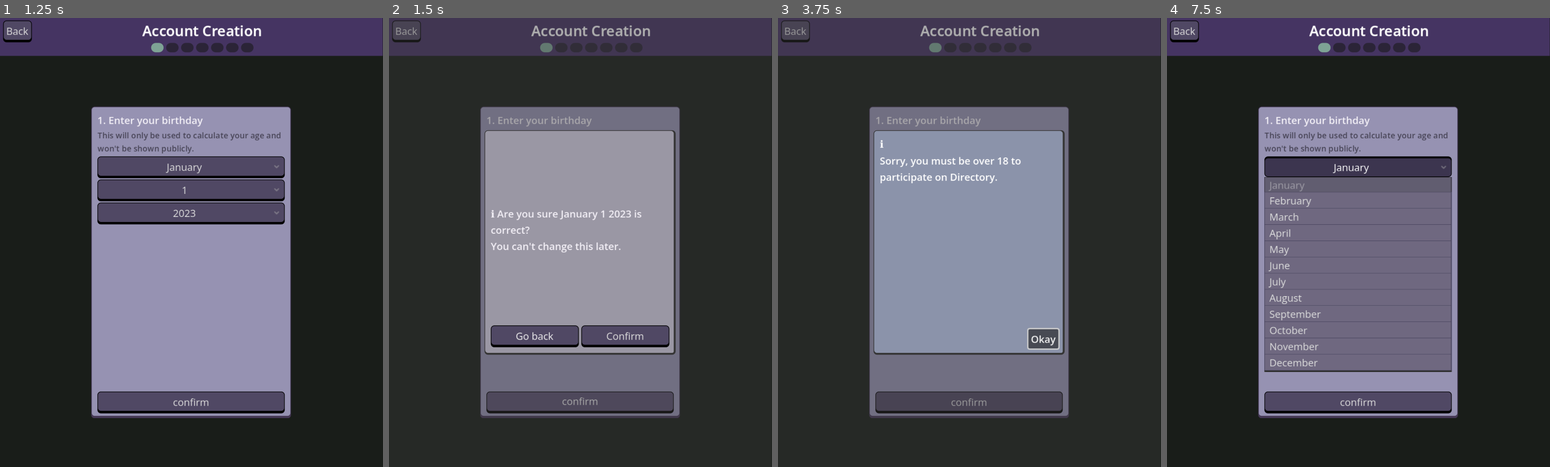
Above: before the commit, frames 1-4 (left to right).
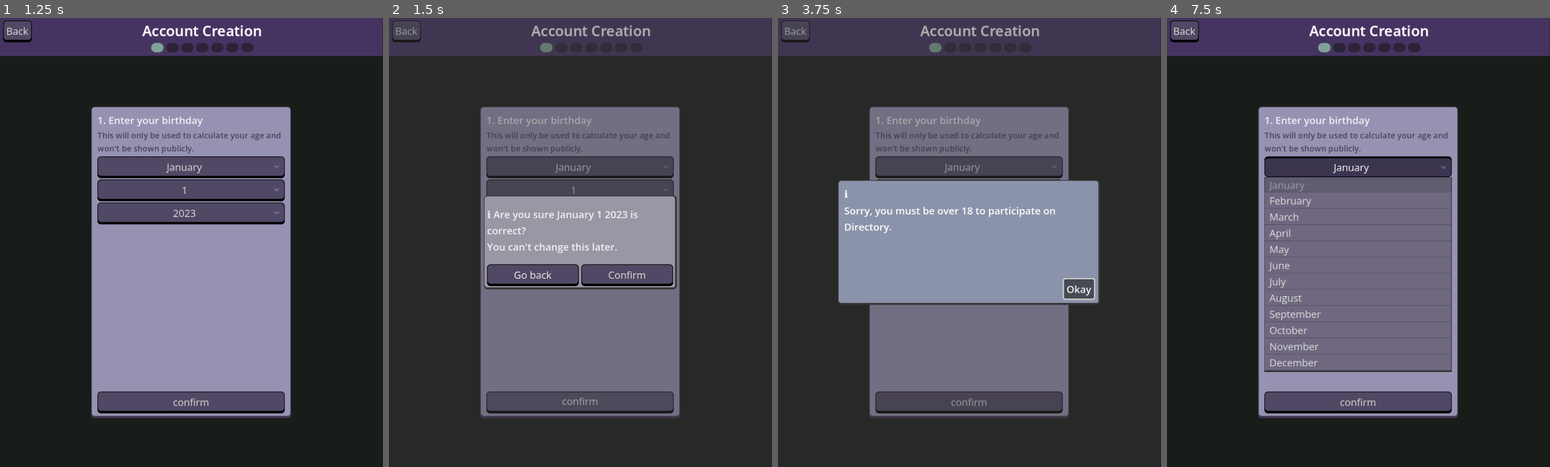
Above: after the commit, the same moments.

Repository: meet-directory/directory-app
Game: Godot game, scene res://app/login_screen/login.tscn
Same seed, same stepped clock (60 frames per second), same inputs: the game is played once before the commit and once after it.
Inputs:
- Up to frame 1 (1.25 s): click "Create Account" at 0.5 s
- Up to frame 2 (1.5 s): click "confirm" at 1.25 s
- Up to frame 3 (3.75 s): click "Go back" at 2 s; click "confirm" at 2.75 s; click "Confirm" at 3.5 s
- Up to frame 4 (7.5 s): click "January" at 4.25 s; click "1" at 5 s; click "2023" at 5.75 s; click "Okay" at 6.5 s; click "January" at 7.25 s

Frame 1 is identical in both runs. In frame 2, 18% of the frame differs, in the area x 24-76%, y 25-75%; in frame 3, 17%; in frame 4, nothing differs.
Error in both runs: Invalid access to property or key 'latitude' on a base object of type 'Nil'. (res://globals/location_service.gd:125)

Commit message:
fix popup window behavior

Diff:
--- a/app/popups/confirmation_popup_dialogue.gd
+++ b/app/popups/confirmation_popup_dialogue.gd
@@ -6,6 +6,7 @@
 @onready var confirm_button: Button = %ConfirmButton
 @onready var popup: MarginContainer = %Popup
 @onready var scroll_content: Label = %DescriptionLabel
+@onready var margin_container: Control = %MarginContainer
 
 signal confirm_pressed
 signal cancel_pressed
@@ -13,29 +14,30 @@
 const INFO_CHAR = 'ℹ️'
 
 func _ready() -> void:
-	#_resize()
 	cancel_button.grab_focus()
 
-func _resize() -> void:
-	var screen_size = get_viewport().get_visible_rect().size
-	popup.custom_minimum_size = screen_size/2
-	await get_tree().process_frame
-	if scroll_content.size.y > popup.custom_minimum_size.y:
-		popup.custom_minimum_size.y = min(screen_size.y, scroll_content.size.y + cancel_button.size.y)
-	for i in range(1, 4):
-		await get_tree().process_frame
-		if scroll_content.size.y > popup.custom_minimum_size.y:
-			popup.custom_minimum_size.x = min(screen_size.x, scroll_content.size.x + 50*i)
+func _input(event: InputEvent) -> void:
+	if event.is_action_pressed("ui_cancel"):
+		_on_close_button_pressed()
+
+	var pos: Vector2
+	if event is InputEventMouseButton and event.pressed and event.button_index == MOUSE_BUTTON_LEFT:
+		pos = event.position
+	elif event is InputEventScreenTouch and event.pressed:
+		pos = event.position
+	else:
+		return
+
+	if not margin_container.get_global_rect().has_point(pos):
+		queue_free()
 
 func set_text(text:String, cancel_btn:String="Go back", confirm_btn="Confirm"):
 	description_label.text = INFO_CHAR + ' ' + text
 	cancel_button.text = cancel_btn
 	confirm_button.text = confirm_btn
-	_resize()
+	margin_container.refit()
 
-func _input(event: InputEvent) -> void:
-	if event.is_action_pressed("ui_cancel"):
-		_on_close_button_pressed()
+
 
 func _on_close_button_pressed() -> void:
 	queue_free()
--- a/app/popups/confirmation_popup_dialogue.tscn
+++ b/app/popups/confirmation_popup_dialogue.tscn
@@ -3,6 +3,7 @@
 [ext_resource type="Script" uid="uid://bivmlw4f8rjko" path="res://app/popups/confirmation_popup_dialogue.gd" id="1_xfunr"]
 [ext_resource type="StyleBox" uid="uid://7s6g47fwt5ve" path="res://resources/styles/greyed_background_panel.tres" id="2_53o8q"]
 [ext_resource type="Theme" uid="uid://c52euoe38n0nm" path="res://resources/styles/app_theme.tres" id="2_pwmra"]
+[ext_resource type="Script" uid="uid://b4ahfwwfmngfu" path="res://app/popups/margin_container.gd" id="4_pwmra"]
 
 [sub_resource type="StyleBoxFlat" id="StyleBoxFlat_d7pvo"]
 bg_color = Color(0.6039811, 0.5917094, 0.64426404, 1)
@@ -46,20 +47,21 @@
 layout_mode = 2
 theme_override_styles/panel = SubResource("StyleBoxFlat_d7pvo")
 
-[node name="MarginContainer" type="MarginContainer" parent="MarginContainer/CenterContainer/Popup" unique_id=1834740420]
+[node name="MarginContainer" type="MarginContainer" parent="MarginContainer/CenterContainer/Popup" unique_id=907958128 node_paths=PackedStringArray("scroll_container", "label", "elements")]
+unique_name_in_owner = true
+custom_minimum_size = Vector2(50, 50)
 layout_mode = 2
-theme_override_constants/margin_left = 10
-theme_override_constants/margin_top = 10
-theme_override_constants/margin_right = 10
-theme_override_constants/margin_bottom = 10
+theme_override_constants/margin_left = 5
+theme_override_constants/margin_top = 5
+theme_override_constants/margin_right = 5
+theme_override_constants/margin_bottom = 7
+script = ExtResource("4_pwmra")
+scroll_container = NodePath("VBoxContainer/ScrollContainer")
+label = NodePath("VBoxContainer/ScrollContainer/DescriptionLabel")
+elements = [NodePath("VBoxContainer/HFlowContainer")]
 
 [node name="VBoxContainer" type="VBoxContainer" parent="MarginContainer/CenterContainer/Popup/MarginContainer" unique_id=583378375]
 layout_mode = 2
-
-[node name="Label" type="Label" parent="MarginContainer/CenterContainer/Popup/MarginContainer/VBoxContainer" unique_id=159074609]
-visible = false
-layout_mode = 2
-text = "ℹ️"
 
 [node name="ScrollContainer" type="ScrollContainer" parent="MarginContainer/CenterContainer/Popup/MarginContainer/VBoxContainer" unique_id=1083248206]
 layout_mode = 2
@@ -74,24 +76,20 @@
 text = "description ipsum dolor ya yada yadadescription ipsum dolor ya yada yadadescription ipsum dolor "
 autowrap_mode = 2
 
-[node name="HBoxContainer" type="HBoxContainer" parent="MarginContainer/CenterContainer/Popup/MarginContainer/VBoxContainer" unique_id=1643615304]
+[node name="HFlowContainer" type="HFlowContainer" parent="MarginContainer/CenterContainer/Popup/MarginContainer/VBoxContainer" unique_id=986255849]
 layout_mode = 2
-size_flags_vertical = 8
 
-[node name="CancelButton" type="Button" parent="MarginContainer/CenterContainer/Popup/MarginContainer/VBoxContainer/HBoxContainer" unique_id=1587523759]
+[node name="CancelButton" type="Button" parent="MarginContainer/CenterContainer/Popup/MarginContainer/VBoxContainer/HFlowContainer" unique_id=1587523759]
 unique_name_in_owner = true
 layout_mode = 2
 size_flags_horizontal = 3
 text = "Go back"
 
-[node name="ConfirmButton" type="Button" parent="MarginContainer/CenterContainer/Popup/MarginContainer/VBoxContainer/HBoxContainer" unique_id=1532149382]
+[node name="ConfirmButton" type="Button" parent="MarginContainer/CenterContainer/Popup/MarginContainer/VBoxContainer/HFlowContainer" unique_id=1532149382]
 unique_name_in_owner = true
 layout_mode = 2
 size_flags_horizontal = 3
 text = "Confirm"
 
-[node name="HFlowContainer" type="HFlowContainer" parent="MarginContainer/CenterContainer/Popup/MarginContainer/VBoxContainer" unique_id=986255849]
-layout_mode = 2
-
-[connection signal="pressed" from="MarginContainer/CenterContainer/Popup/MarginContainer/VBoxContainer/HBoxContainer/CancelButton" to="." method="_on_cancel_button_pressed"]
-[connection signal="pressed" from="MarginContainer/CenterContainer/Popup/MarginContainer/VBoxContainer/HBoxContainer/ConfirmButton" to="." method="_on_confirm_button_pressed"]
+[connection signal="pressed" from="MarginContainer/CenterContainer/Popup/MarginContainer/VBoxContainer/HFlowContainer/CancelButton" to="." method="_on_cancel_button_pressed"]
+[connection signal="pressed" from="MarginContainer/CenterContainer/Popup/MarginContainer/VBoxContainer/HFlowContainer/ConfirmButton" to="." method="_on_confirm_button_pressed"]
--- a/app/popups/info_popup_dialogue.gd
+++ b/app/popups/info_popup_dialogue.gd
@@ -8,6 +8,7 @@
 @onready var close_button: Button = %CloseButton
 @onready var scroll_content: VBoxContainer = %ScrollContent
 @onready var panel: Panel = %Panel
+@onready var margin_container: MarginContainer = %MarginContainer
 
 func _ready() -> void:
 	#_resize()
@@ -18,22 +19,24 @@
 		await ready
 	panel.add_theme_stylebox_override("panel", server_popup_panel_style)
 
-func _resize() -> void:
-	if not popup:
-		return
-	var screen_size = get_viewport().get_visible_rect().size
-	popup.custom_minimum_size = screen_size/2
-	await get_tree().process_frame
-	if scroll_content.size.y > popup.custom_minimum_size.y:
-		popup.custom_minimum_size.y = min(screen_size.y, scroll_content.size.y + close_button.size.y)
-	for i in range(1, 4):
-		await get_tree().process_frame
-		if scroll_content.size.y > popup.custom_minimum_size.y:
-			popup.custom_minimum_size.x = min(screen_size.x, scroll_content.size.x + 50*i)
+#func _resize() -> void:
+	#if not popup:
+		#return
+	#var screen_size = get_viewport().get_visible_rect().size
+	#popup.custom_minimum_size = screen_size/2
+	#await get_tree().process_frame
+	#if scroll_content.size.y > popup.custom_minimum_size.y:
+		#popup.custom_minimum_size.y = min(screen_size.y, scroll_content.size.y + close_button.size.y)
+	#for i in range(1, 4):
+		#print('go')
+		#await get_tree().process_frame
+		#if scroll_content.size.y > popup.custom_minimum_size.y:
+			#popup.custom_minimum_size.x = min(screen_size.x, scroll_content.size.x + 50*i)
 
 func set_text(text:String):
 	description_label.text = text
-	_resize()
+	#_resize()
+	margin_container.refit()
 
 func _input(event: InputEvent) -> void:
 	if event.is_action_pressed("ui_cancel"):
--- a/app/popups/info_popup_dialogue.tscn
+++ b/app/popups/info_popup_dialogue.tscn
@@ -1,6 +1,7 @@
 [gd_scene format=3 uid="uid://vt5pm8h4n43n"]
 
 [ext_resource type="Script" uid="uid://c6mteqydl40sd" path="res://app/popups/info_popup_dialogue.gd" id="1_d7pvo"]
+[ext_resource type="Script" uid="uid://b4ahfwwfmngfu" path="res://app/popups/margin_container.gd" id="2_lsyl6"]
 [ext_resource type="StyleBox" uid="uid://7s6g47fwt5ve" path="res://resources/styles/greyed_background_panel.tres" id="2_mor8o"]
 
 [sub_resource type="StyleBoxFlat" id="StyleBoxFlat_mor8o"]
@@ -58,13 +59,18 @@
 layout_mode = 2
 theme_override_styles/panel = SubResource("StyleBoxFlat_d7pvo")
 
-[node name="MarginContainer" type="MarginContainer" parent="MarginContainer/CenterContainer/Popup" unique_id=1147234381]
+[node name="MarginContainer" type="MarginContainer" parent="MarginContainer/CenterContainer/Popup" unique_id=1147234381 node_paths=PackedStringArray("scroll_container", "label", "elements")]
+unique_name_in_owner = true
 layout_mode = 2
 size_flags_vertical = 3
 theme_override_constants/margin_left = 10
 theme_override_constants/margin_top = 10
 theme_override_constants/margin_right = 10
 theme_override_constants/margin_bottom = 10
+script = ExtResource("2_lsyl6")
+scroll_container = NodePath("VBoxContainer/ScrollContainer")
+label = NodePath("VBoxContainer/ScrollContainer/ScrollContent/DescriptionLabel")
+elements = [NodePath("VBoxContainer/CloseButton")]
 
 [node name="VBoxContainer" type="VBoxContainer" parent="MarginContainer/CenterContainer/Popup/MarginContainer" unique_id=668388860]
 layout_mode = 2
--- /dev/null
+++ b/app/popups/margin_container.gd
@@ -0,0 +1,54 @@
+extends Control
+
+@export var scroll_container: ScrollContainer
+@export var label: Label
+## extra elements outside the scroll container that will affect the height of the box
+@export var elements:Array[Control]
+const MIN_SIZE := Vector2(30, 150)
+const DESIRED_SIZE := Vector2(100,200)
+
+func _ready() -> void:
+	label.autowrap_mode = TextServer.AUTOWRAP_WORD_SMART
+	get_viewport().size_changed.connect(refit)
+	refit()
+
+
+func refit() -> void:
+	await get_tree().process_frame
+
+	var viewport_size: Vector2 = get_viewport_rect().size
+	var font: Font = label.get_theme_font("font")
+	var font_size: int = label.get_theme_font_size("font_size")
+
+	# Chrome = space taken up by this Control beyond the label's text area
+	# (scroll container margins, theme stylebox, etc.). For a scroll container
+	# anchored full-rect inside the Control with no extra margins, this is 0.
+	# If you have padding, set it here (or compute as size - label.size at runtime).
+	var chrome := Vector2.ZERO
+
+	# 1. Natural unwrapped text size
+	var natural := font.get_multiline_string_size(
+		label.text, HORIZONTAL_ALIGNMENT_LEFT, -1, font_size
+	)
+	print('hegith ' , natural)
+
+	# 2. Width: grow to fit text, cap at screen
+	var want_w: float = natural.x + chrome.x
+	var target_w: float = clampf(want_w, MIN_SIZE.x, viewport_size.x)
+
+	# 3. Height: if width wasn't capped, no wrapping needed.
+	#    If it was capped, re-measure with wrapping at the available inner width.
+	var target_h: float
+	if want_w <= target_w:
+		target_h = natural.y + chrome.y
+	else:
+		var extra:Vector2 = elements.reduce(func (accum:Vector2, node:Control): return node.size + accum, Vector2.ZERO)
+		var inner_w: float = target_w - chrome.x
+		var wrapped := font.get_multiline_string_size(
+			label.text, HORIZONTAL_ALIGNMENT_LEFT, inner_w, font_size
+		)
+		wrapped *= 1.5
+		target_h = wrapped.y + chrome.y + extra.y
+
+	target_h = clampf(target_h, MIN_SIZE.y, viewport_size.y)
+	custom_minimum_size = Vector2(target_w, target_h)
Not shown, added: app/popups/margin_container.gd.uid
